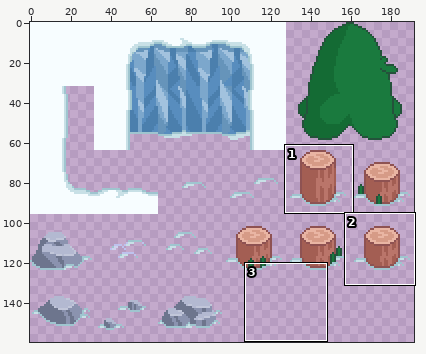
Sprite sheet, stored at img/exports/tilesheet.png. The first picture is a wide view before the edit; the outline marks the close-up.
Close-up. Before:
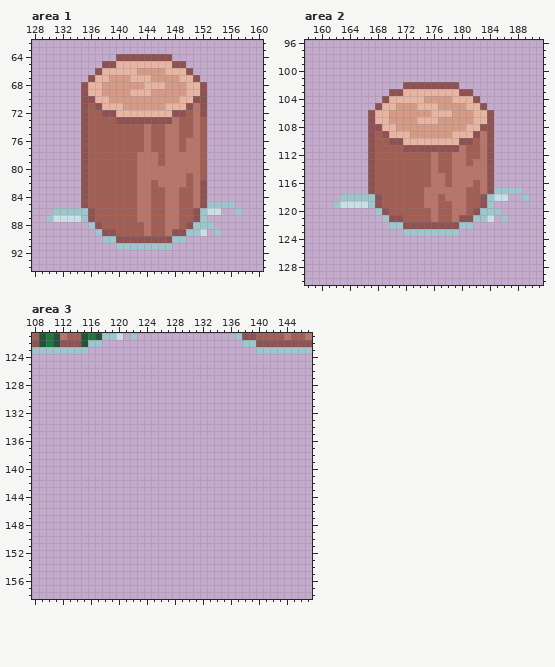
The file is 192x160 pixels. Shown: area 1: x 128..160, y 62..94; area 2: x 158..191, y 96..130; area 3: x 108..147, y 121..158.
Now the later version:
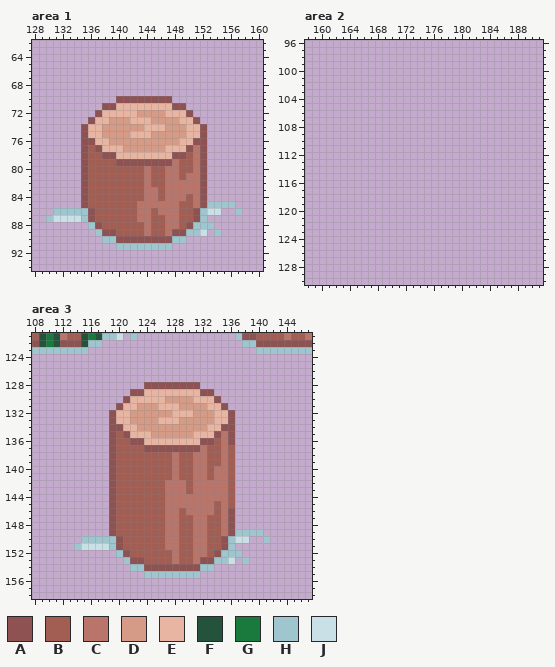
Palette (. is transparent): A #8e5252  B #a35e53  C #ba756a  D #d69b87  E #e9b5a3  F #24523b  G #1a7a3e  H #9fc5cf  J #c8e0e6
Changes in this commit:
Changed rows in their new state; - is an unchanged pixel.
Area 1:
first column x 135:
64 -----........-----
65 ---............---
66 --..............--
67 -................-
68 ..................
69 ..................
70 .....AAAAAAAA.....
71 ...AA-EEEEEE-AA...
72 ..AEE---DDDD-EEA..
73 .AEEDDDEEEDDDDEEA.
74 -EEDDDDDDEEEDDDEEA
75 -EEDDDDEEEDDDDDEEA
76 -AEEDDDDDDDDDDEEAA
77 --AEEEDDDDDDEEEA-A
78 ---AAEEEEEEEEAAB-A
79 -----AAAAAAAA-BB-A
80 --------B-BB--BB-A
81 --------B-BB--BC-A
82 --------B--B---C--
83 --------B-C---CC--
84 --------B-C---C---
85 ----------CC------
86 -----------C------
Area 2:
first column x 162:
102 ----------........----------
103 --------............--------
104 -------..............-------
105 ------................------
106 -----..................-----
107 -----..................-----
108 -----..................-----
109 -----..................-----
110 -----..................-----
111 -----..................-----
112 -----..................-----
113 -----..................-----
114 -----..................-----
115 -----..................-----
116 -----..................-----
117 -----......................-
118 -........................--.
119 .......................-----
120 ------..................----
121 -------................-.---
122 --------............--------
123 ----------........----------
Area 3:
first column x 114:
128 ----------AAAAAAAA----------
129 --------AAEEEEEEEEAA--------
130 -------AEEEEEDDDDEEEA-------
131 ------AEEDDDEEEDDDDEEA------
132 -----AEEDDDDDDEEEDDDEEA-----
133 -----AEEDDDDEEEDDDDDEEA-----
134 -----AAEEDDDDDDDDDDEEAA-----
135 -----ABAEEEDDDDDDEEEACA-----
136 -----ABBAAEEEEEEEEAABCA-----
137 -----ABBBBAAAAAAAACBBCB-----
138 -----ABBBBBBBBCBBCCBBCB-----
139 -----ABBBBBBBBCBBCCBBCB-----
140 -----ABBBBBBBBCBBCCBCCB-----
141 -----ABBBBBBBBCBBCCBCCB-----
142 -----ABBBBBBBCCCBCCCCCB-----
143 -----ABBBBBBBCCCBCCCCCB-----
144 -----ABBBBBBBCCCCCCCCCB-----
145 -----ABBBBBBBCCCCCCCBCB-----
146 -----ABBBBBBBCCBCCCCBCA-----
147 -----ABBBBBBBCCBBCCBBCA-----
148 -----ABBBBBBBCCBBCCBBCA-----
149 -----ABBBBBBBCCBBCCBBCAHHHH-
150 -HHHHHABBBBBBCCBBCCBBAHJJ--H
151 HJJJJHABBBBBBCCBBCCBBAH-----
152 ------HABBBBBBCBBCCBAHHH----
153 -------HAABBBBCBBCAAHHJ-H---
154 --------HHAAAAAAAAHH--------
155 ----------HHHHHHHH----------
Boxes around the changes in both close-ups, in picture pixels (x1, y1, x2, y2):
changed: (81, 54, 207, 215)
erased: (333, 82, 529, 236)
added: (74, 382, 270, 578)
